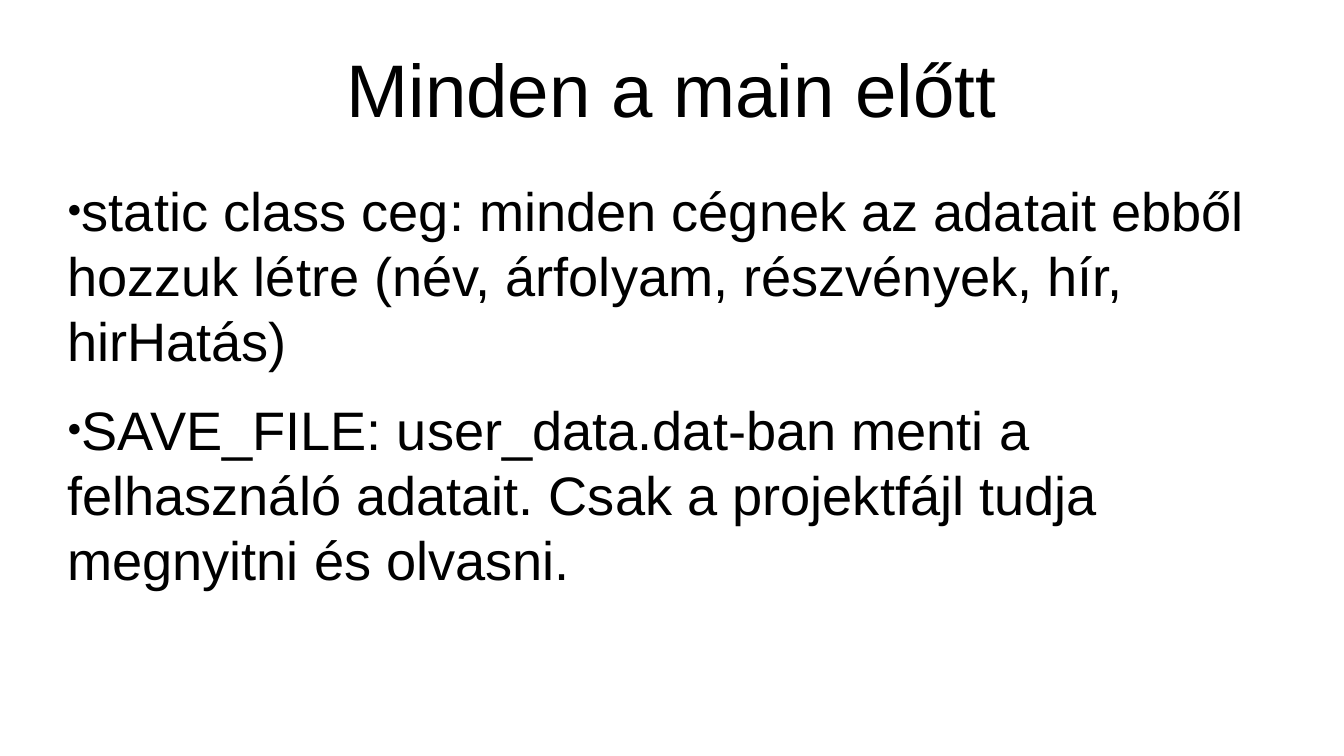
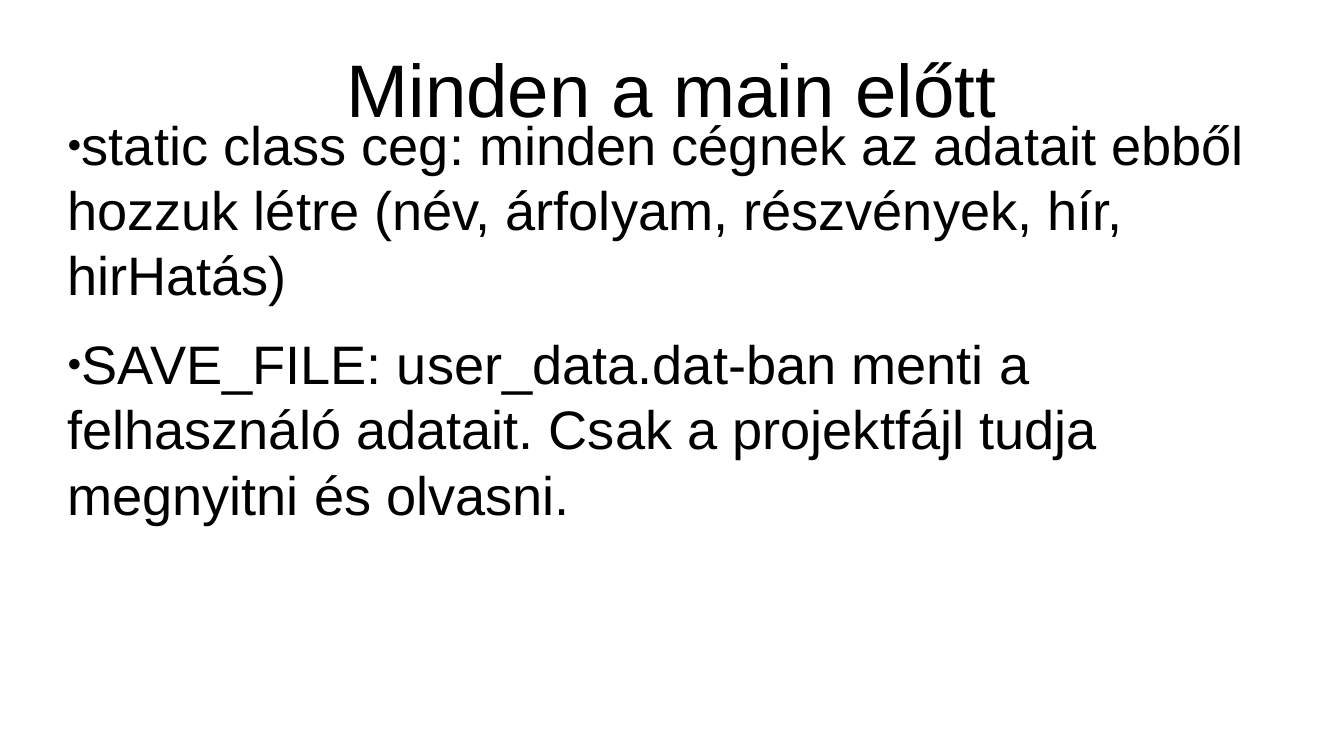
Before and after one commit to MajchricsRoland/2hetFeladat, a slide deck: slide 5 of eloadasDone.pptx. Drawn at 1344x756 pixels with LibreOffice and Linux fonts; fonts in the diff are those of the drawing. Boxes give left, top, right and bottom in pixels: in the first picture for what was removed or moved away, otherwise in the second. Text is boxed around its words. In the diff, an @@ line names an element or a change of style, - is before the commit and + after.

```diff
--- a/eloadasDone.pptx
+++ b/eloadasDone.pptx
@@ text "static class ceg: minden cégnek ...": place and size @@
-text "static class ceg: minden cégnek ..." at (67, 191, 1244, 589)
+text "static class ceg: minden cégnek ..." at (67, 125, 1244, 524)
```
Also in this commit, not shown: 9 other slides changed.
